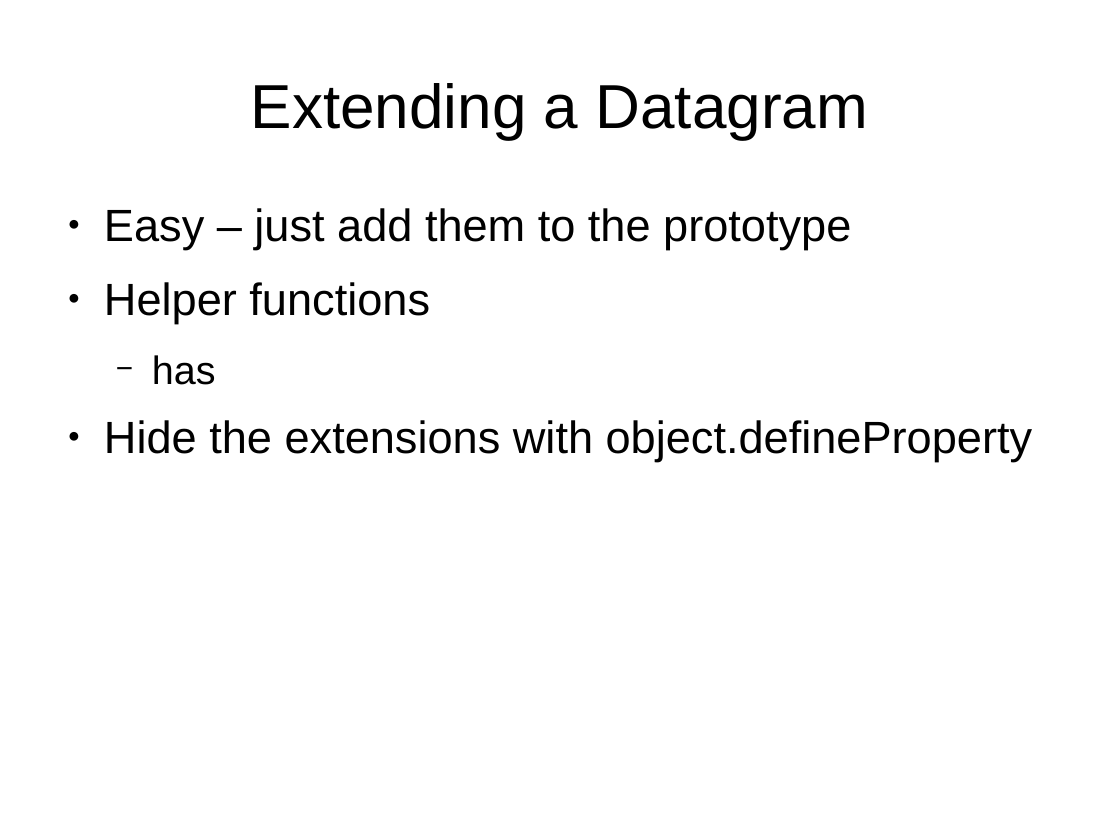
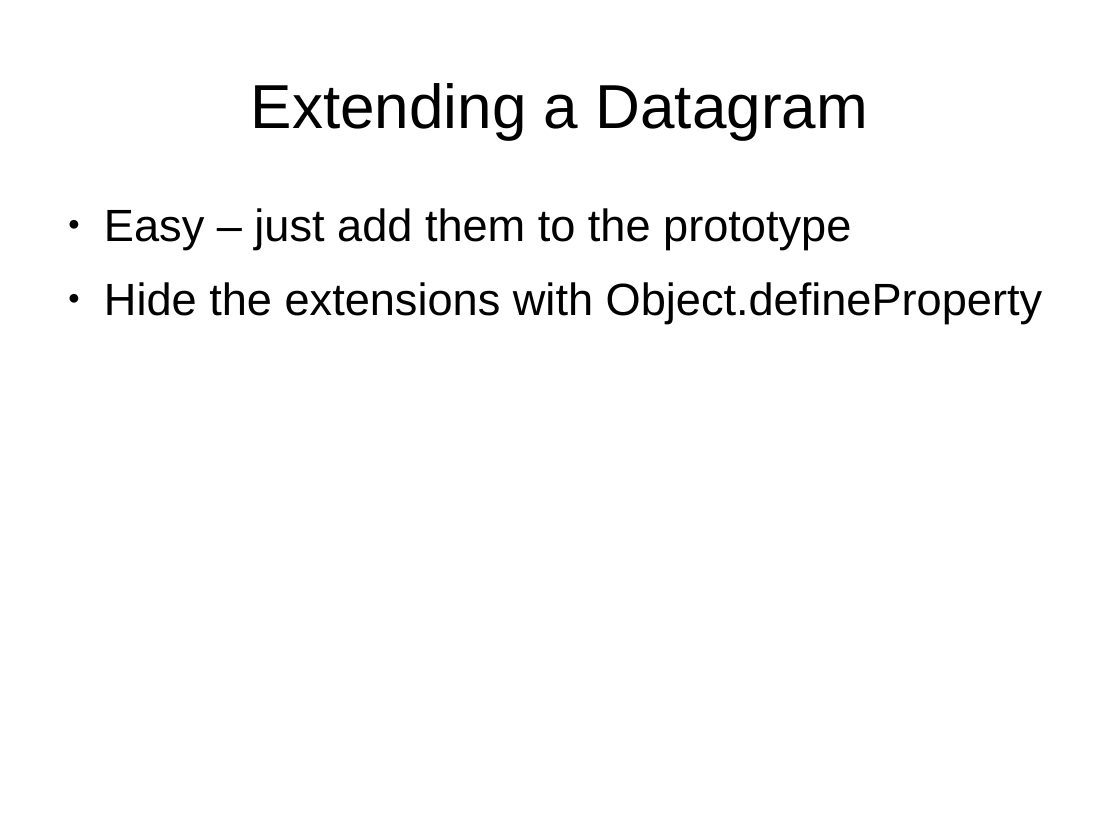
Before and after one commit to jrosendahl/denverJS-20140605-throwarm, a slide deck: slide 9 of presentation.odp (slide 10 before the commit). Drawn at 1120x840 pixels with LibreOffice and Linux fonts; fonts in the diff are those of the drawing. Boxes give left, top, right and bottom in pixels: in the first picture for what was removed or moved away, otherwise in the second. Text is boxed around its words. In the diff, an @@ line names an element or a change of style, - is before the commit and + after.

```diff
--- a/presentation.odp
+++ b/presentation.odp
@@ text at [104, 282, 1043, 324]: text changed @@
-● Helper functions
-  − has
-● Hide the extensions with object.defineProperty
+● Hide the extensions with Object.defineProperty
```
Also in this commit, not shown: 3 other slides changed, 1 slide added, 11 other files.
